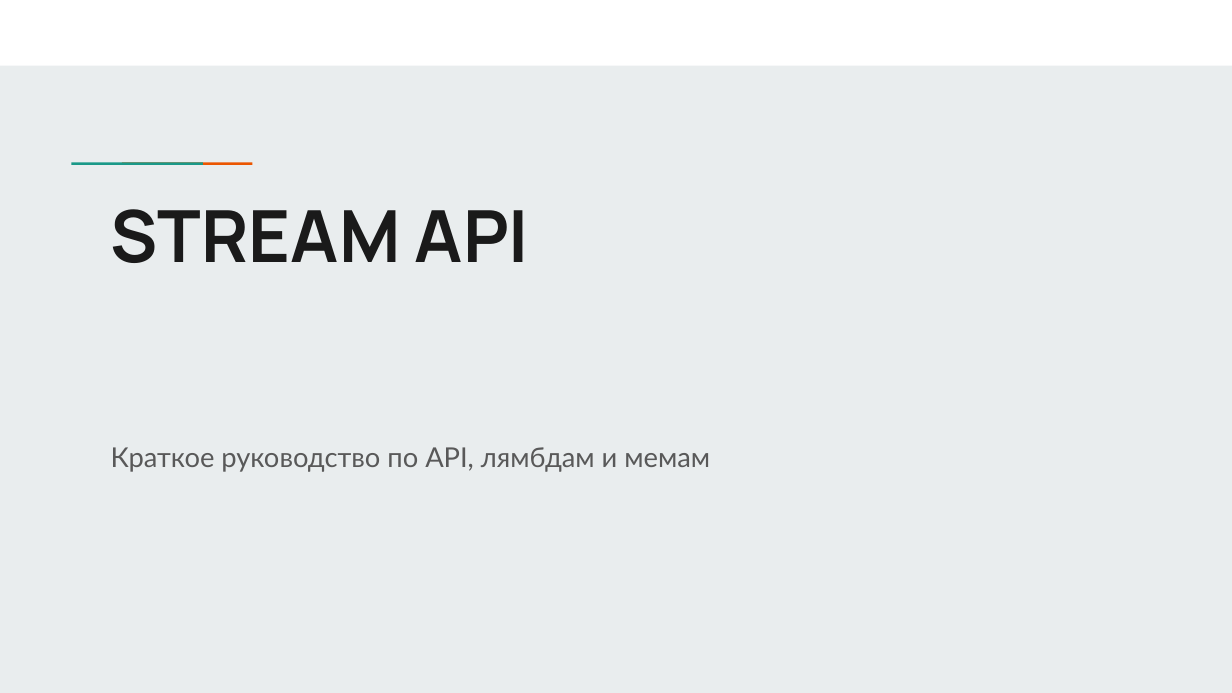
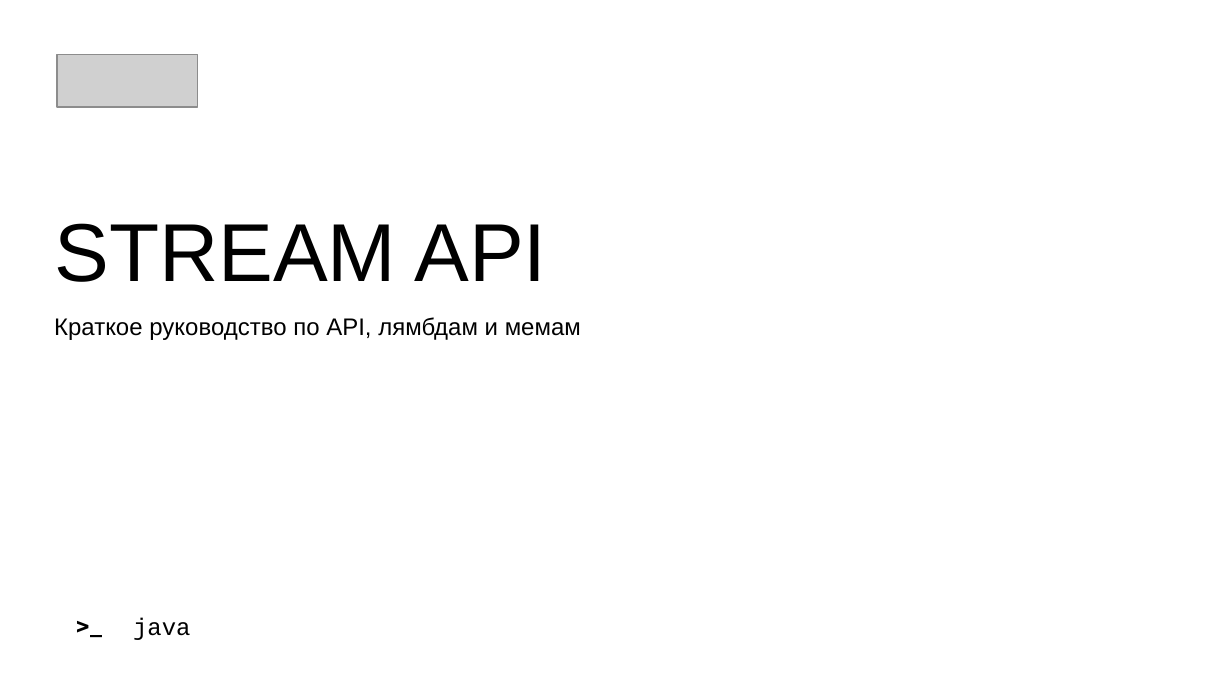
Before and after one commit to vav87/lections, a slide deck: slide 1 of 1.3-stream-api/presentation/Streams.pptx. Drawn at 1232x693 pixels with LibreOffice and Linux fonts; fonts in the diff are those of the drawing; grey boxes stand for pictures. Boxes give left, top, right and bottom in pixels: in the first picture for what was removed or moved away, otherwise in the second. Text is boxed around its words. In the diff, an @@ line names an element or a change of style, - is before the commit and + after.

Commit message:
Change presentation

```diff
--- a/1.3-stream-api/presentation/Streams.pptx
+++ b/1.3-stream-api/presentation/Streams.pptx
@@ background #E9EDEE to #FFFFFF @@
@@ rectangle removed at (0, 0, 1232, 65) @@
@@ picture added at (57, 54, 197, 107) @@
@@ rectangle removed at (112, 160, 163, 166) @@
@@ rectangle removed at (161, 160, 212, 166) @@
@@ text "STREAM API": place and size @@
-text "STREAM API" at (111, 209, 529, 263)
+text "STREAM API" at (54, 223, 546, 282)
@@ text "STREAM API" at (54, 223, 546, 282): size 42 to 48 pt, font Manrope to Arial, text colour #1A1A1A to #000000, bold off @@
@@ text "Краткое руководство по API, лямбдам ...": place and size @@
-text "Краткое руководство по API, лямбдам ..." at (111, 447, 710, 472)
+text "Краткое руководство по API, лямбдам ..." at (54, 317, 581, 340)
@@ text "Краткое руководство по API, лямбдам ..." at (54, 317, 581, 340): size 16 to 14 pt, font Lato to Arial, text colour #595959 to #000000 @@
@@ text added at (63, 600, 121, 653), 14 pt, text #000000, bold @@
+>_
@@ text added at (133, 618, 191, 640), 14 pt, text #000000 @@
+java
```
Also in this commit, not shown: 3 other slides changed, 3 slides added, 5 slides removed, 4 other files.
